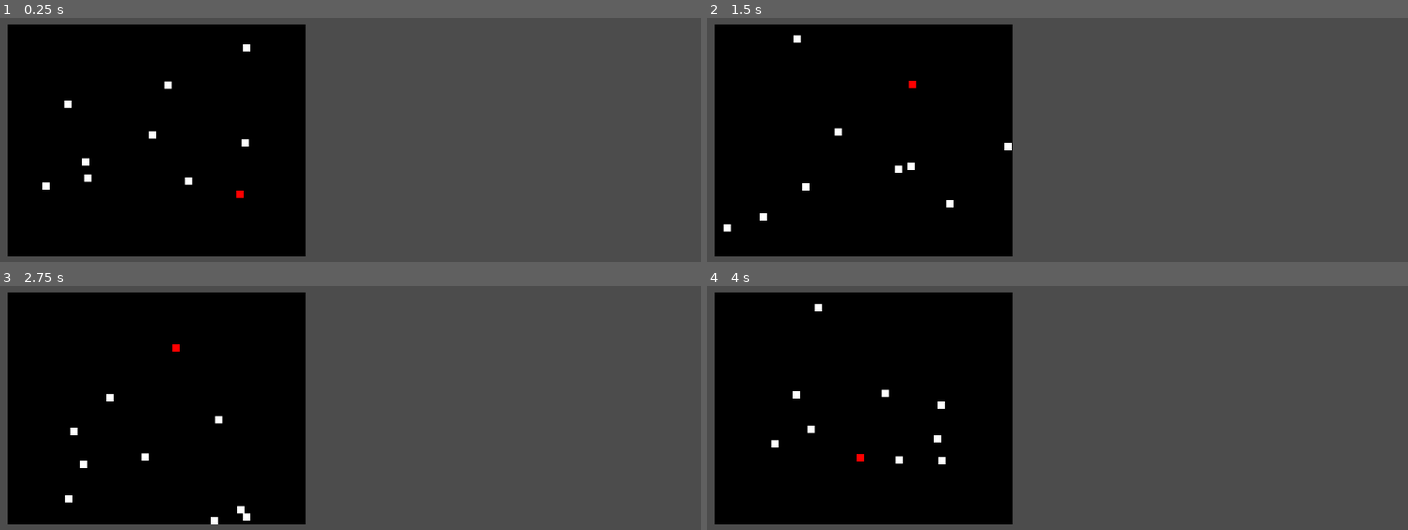
Above: before the commit, frames 1-4 (two rows, left to right).
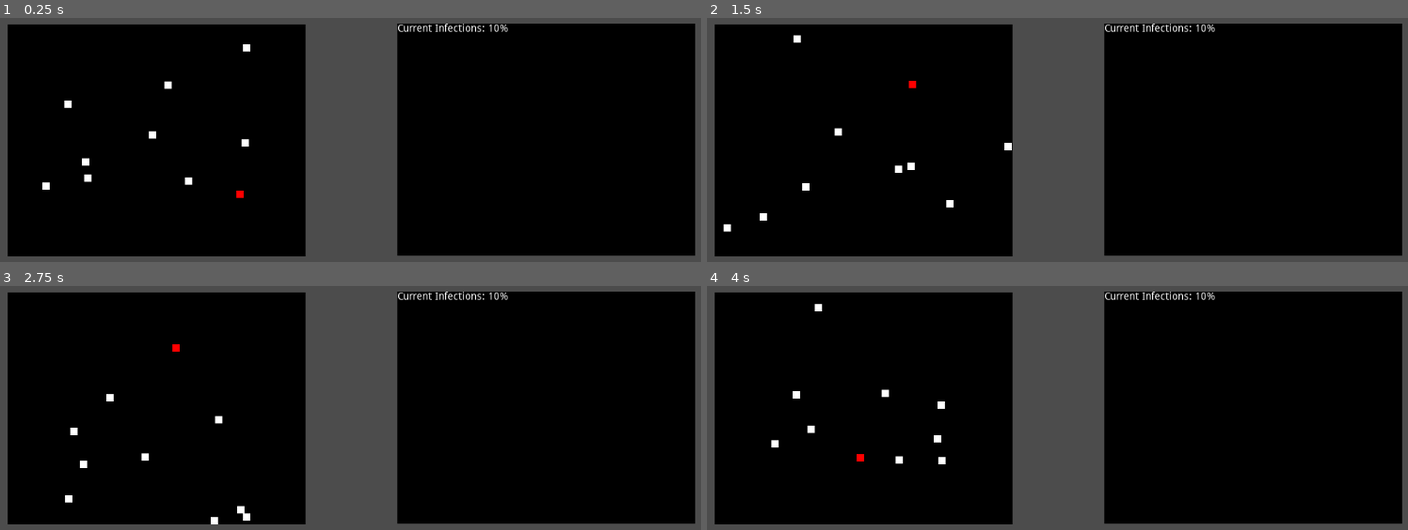
Above: after the commit, the same moments.

Repository: jonjondev/curve-flattener
Game: Godot game, scene res://main.tscn
Same seed, same stepped clock (60 frames per second), same inputs: the game is played once before the commit and once after it.
Inputs:
- Up to frame 1 (0.25 s): no input
- Up to frame 2 (1.5 s): no input
- Up to frame 3 (2.75 s): no input
- Up to frame 4 (4 s): no input

The runs differ from the first frame. In frame 1, 40% of the frame differs, in the area x 56-100%, y 2-98%; in frame 2, 40%; in frame 3, 40%; in frame 4, 40%.

Commit message:
Added percentage infected stat

Diff:
--- a/main.tscn
+++ b/main.tscn
@@ -1,6 +1,7 @@
-[gd_scene load_steps=4 format=2]
+[gd_scene load_steps=5 format=2]
 
 [ext_resource path="res://node.tscn" type="PackedScene" id=1]
+[ext_resource path="res://stats.tscn" type="PackedScene" id=2]
 
 [sub_resource type="RectangleShape2D" id=1]
 extents = Vector2( 209.895, 10 )
@@ -68,3 +69,5 @@
 
 [node name="Node10" parent="." instance=ExtResource( 1 )]
 position = Vector2( 112.957, 331.187 )
+
+[node name="Stats" parent="." instance=ExtResource( 2 )]
--- a/node.gd
+++ b/node.gd
@@ -18,6 +18,9 @@
 func infect():
 	infected = true
 	$Sprite.modulate = Color(1, 0, 0)
+	add_to_group("infected")
+	Stats.report_new_infection()
+
 
 func infect_other(other):
 	if infected and other is RigidBody2D:
--- a/node.tscn
+++ b/node.tscn
@@ -9,7 +9,9 @@
 [sub_resource type="CircleShape2D" id=2]
 radius = 5.06922
 
-[node name="Node" type="RigidBody2D"]
+[node name="Node" type="RigidBody2D" groups=[
+"node",
+]]
 physics_material_override = SubResource( 1 )
 gravity_scale = 0.0
 contacts_reported = 1
--- a/project.godot
+++ b/project.godot
@@ -19,6 +19,10 @@
 run/main_scene="res://main.tscn"
 config/icon="res://icon.png"
 
+[autoload]
+
+Stats="*res://stats.gd"
+
 [rendering]
 
 environment/default_environment="res://default_env.tres"
--- /dev/null
+++ b/stats.gd
@@ -0,0 +1,14 @@
+extends ColorRect
+
+var current_infections = 0
+var total_population = 0
+onready var infections_label = get_tree().root.get_node("Node2D/Stats/Label")
+
+
+func report_new_infection():
+	current_infections = get_tree().get_nodes_in_group("infected").size()
+	total_population = get_tree().get_nodes_in_group("node").size()
+	update_display()
+
+func update_display():
+	infections_label.text = "Current Infections: " + str((float(current_infections) / float(total_population) * 100)) + "%"
--- /dev/null
+++ b/stats.tscn
@@ -0,0 +1,19 @@
+[gd_scene format=2]
+
+[node name="Stats" type="ColorRect"]
+margin_left = 601.743
+margin_top = 109.069
+margin_right = 1006.74
+margin_bottom = 426.069
+color = Color( 0, 0, 0, 1 )
+__meta__ = {
+"_edit_use_anchors_": false
+}
+
+[node name="Label" type="Label" parent="."]
+margin_right = 40.0
+margin_bottom = 14.0
+text = "Current Infections: "
+__meta__ = {
+"_edit_use_anchors_": false
+}
